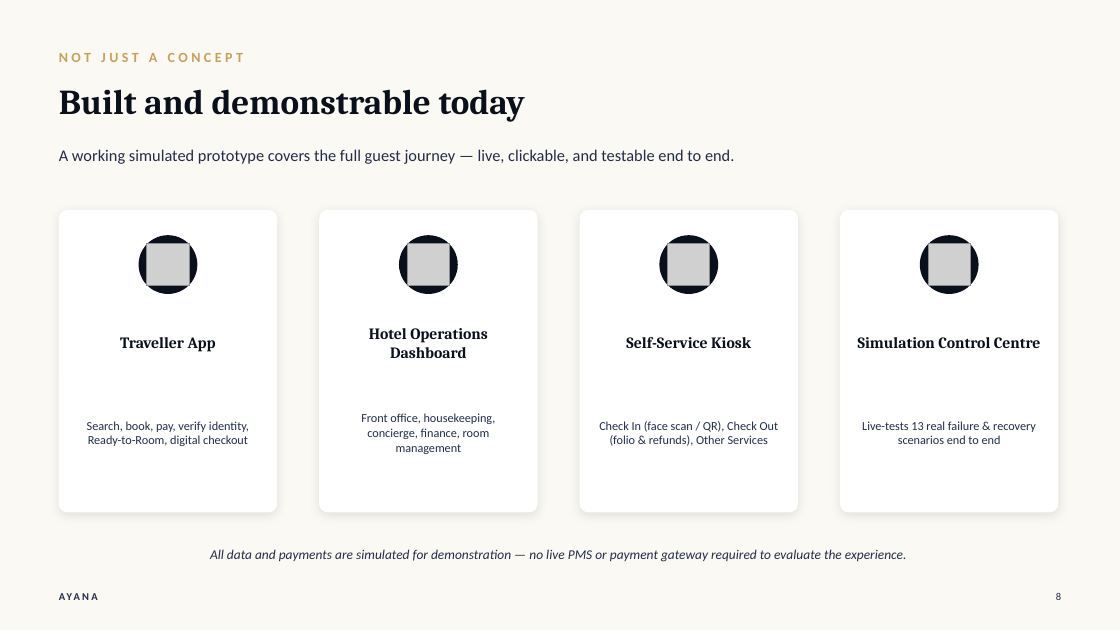
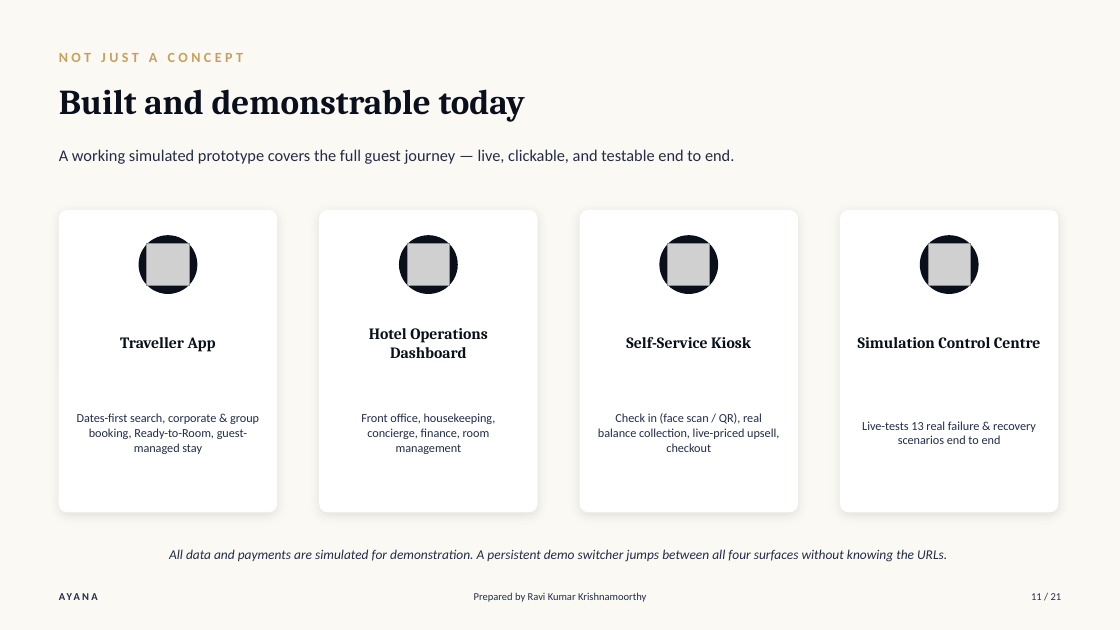
Before and after one commit to joeadithya-web/ayana-hospitality-prototype, a slide deck: slide 11 of collateral/decks/AYANA_Intro_Objection_Handling.pptx (slide 8 before the commit). Drawn at 1120x630 pixels with LibreOffice and Linux fonts; fonts in the diff are those of the drawing; grey boxes stand for pictures. Boxes give left, top, right and bottom in pixels: in the first picture for what was removed or moved away, otherwise in the second. Text is boxed around its words. In the diff, an @@ line names an element or a change of style, - is before the commit and + after.

Commit message:
Refresh both pitch decks to match the JORA COAST/SEP house format
Intro & Objection Handling: adds an agenda slide with time estimates,
new corporate/group booking and guest-managed-stay/concierge slides,
a 7th objection on wire-transfer settlement risk, and candid
fair-concession/honest-caveat callouts on every objection slide.

Commercial Overview: restructured into Current State -> Solution ->
Value Proposition -> commercial terms -> Org & Governance Alignment ->
compressed Objections -> The Ask, covering corporate contracted rates,
wire-transfer settlement, and group booking terms.

Both decks now carry a "Prepared by Ravi Kumar Krishnamoorthy" +
page-of-total footer, matching the reference decks.

```diff
--- a/collateral/decks/AYANA_Intro_Objection_Handling.pptx
+++ b/collateral/decks/AYANA_Intro_Objection_Handling.pptx
@@ text at (77,413,259,454): text changed @@
-Search, book, pay, verify identity, Ready-to-Room, digital checkout
+Dates-first search, corporate & group booking, Ready-to-Room, guest-managed stay
@@ text at (598,413,779,452): text changed @@
-Check In (face scan / QR), Check Out (folio & refunds), Other Services
+Check in (face scan / QR), real balance collection, live-priced upsell, checkout
@@ text at (169,549,947,562): text changed @@
-All data and payments are simulated for demonstration — no live PMS or payment gateway required to evaluate the experience.
+All data and payments are simulated for demonstration. A persistent demo switcher jumps between all four surfaces without knowing the URLs.
@@ text added at (474,592,646,602), 9 pt, text #212C48 @@
+Prepared by Ravi Kumar Krishnamoorthy
@@ text added at (1031,593,1062,600), 9 pt, text #212C48 @@
+11 / 21
@@ text removed at (1056,593,1061,600) @@
-8
```
Also in this commit, not shown: 15 other slides changed, 4 slides added, 1 other file.
